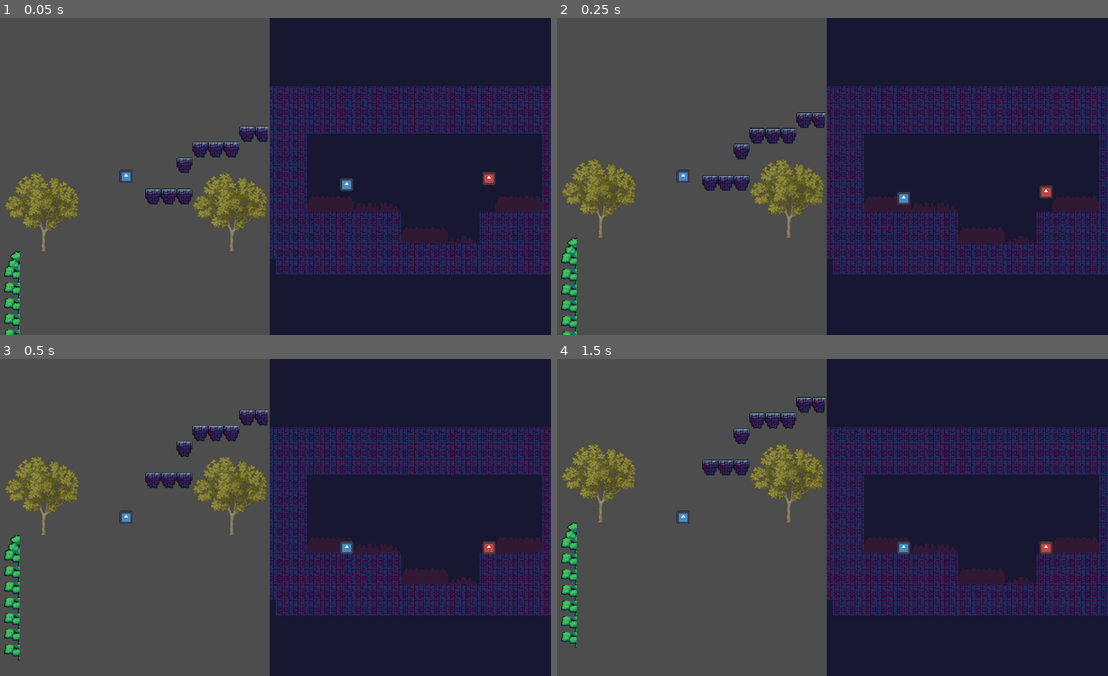
Above: before the commit, frames 1-4 (two rows, left to right).
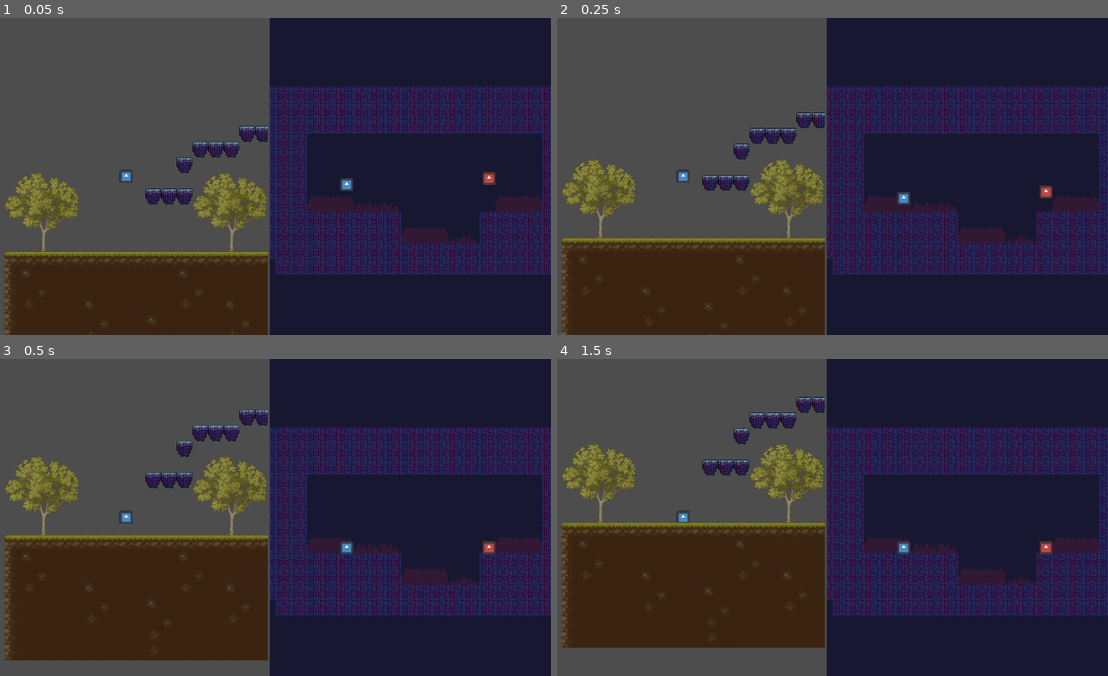
Above: after the commit, the same moments.

Repository: nfzargar/gdc-knox-college-game-1
Game: Godot game, scene res://scenes/game_manager.tscn
Same seed, same stepped clock (60 frames per second), same inputs: the game is played once before the commit and once after it. The engine's default icon, where the game draws it, is replaced by a stand-in: a white triangle on a blue panel in a dark square.
Inputs:
- Up to frame 1 (0.05 s): no input
- Up to frame 2 (0.25 s): no input
- Up to frame 3 (0.5 s): no input
- Up to frame 4 (1.5 s): tap Enter at 1.25 s

The runs differ from the first frame. In frame 1, 13% of the frame differs, in the area x 0-49%, y 73-100%; in frame 2, 15%; in frame 3, 19%, in the area x 0-49%, y 55-96%; in frame 4, 19%.

Commit message:
fixed tiles

Diff:
--- a/gdc-game-1/resources/test_tileset.tres
+++ b/gdc-game-1/resources/test_tileset.tres
@@ -6,7 +6,6 @@
 [ext_resource type="Texture2D" uid="uid://xc1aefvc47mw" path="res://Pixel Art Platformer - Village Props v2.3.0/Texture/TX FX Flame.png" id="4_e80ut"]
 [ext_resource type="Texture2D" uid="uid://58lyewwsrj4o" path="res://Pixel Art Platformer - Village Props v2.3.0/Texture/TX FX Torch Flame.png" id="5_73md3"]
 [ext_resource type="Texture2D" uid="uid://b8ucalto8ralu" path="res://Pixel Art Platformer - Village Props v2.3.0/Texture/TX Village Props.png" id="6_h75jt"]
-[ext_resource type="Texture2D" uid="uid://cnr0uwts20auq" path="res://art-assets/bg-assets/3 Objects/Other/Tree1.png" id="2_u4yon"]
 
 [sub_resource type="TileSetAtlasSource" id="TileSetAtlasSource_rwk2t"]
 texture = ExtResource("1_w42bm")
--- a/gdc-game-1/scenes/game_manager.tscn
+++ b/gdc-game-1/scenes/game_manager.tscn
@@ -21,7 +21,7 @@
 
 [node name="SubViewport" type="SubViewport" parent="HBoxContainer/SubViewportContainer"]
 handle_input_locally = false
-size = Vector2i(574, 648)
+size = Vector2i(2, 2)
 render_target_update_mode = 4
 
 [node name="TestLevel" parent="HBoxContainer/SubViewportContainer/SubViewport" instance=ExtResource("1_hwd4i")]
@@ -33,7 +33,7 @@
 
 [node name="SubViewport" type="SubViewport" parent="HBoxContainer/SubViewportContainer2"]
 handle_input_locally = false
-size = Vector2i(574, 648)
+size = Vector2i(2, 2)
 render_target_update_mode = 4
 
 [node name="Node2D" parent="HBoxContainer/SubViewportContainer2/SubViewport" instance=ExtResource("2_glms7")]
Not shown: 1 places in gdc-game-1/resources/test_tileset.tres that only renumber resources
